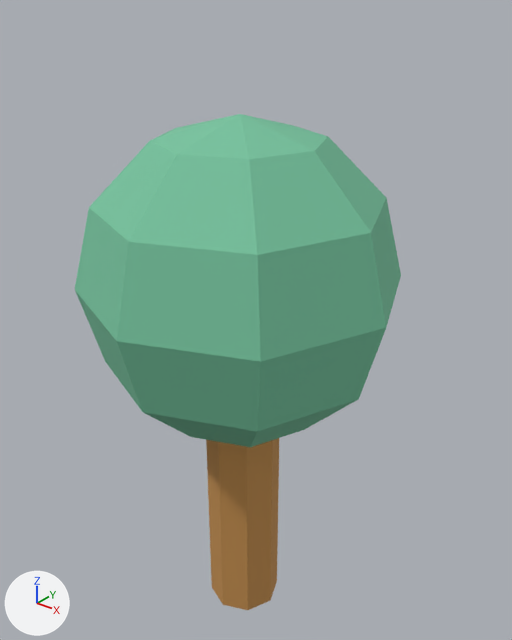
The glTF model public/models/terrain/tree_deciduous.glb as it was, and as the next commit left it.
The view is the same before and after, from a 50 mm camera at (0.515, -0.615, 0.837) aimed at (0.004, 0.023, 0.441). The axes (+X, +Y, +Z) are drawn at lower left. The lights are the same throughout. The older version comes first. Vertices at exactly the same position are counted once.

Objects in the first picture: 'Canopy', 'Trunk'.
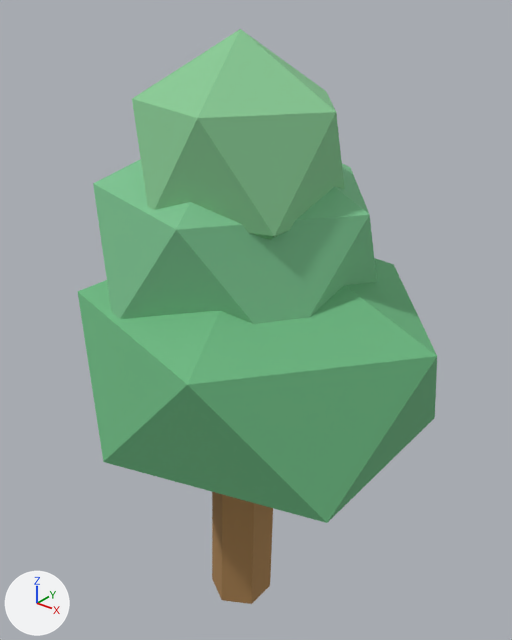
The edits, one by one:
Material 'CanopyMat_2' (mat_canopymat_2) is new.
Its base color is (0.25, 0.6, 0.3) (green #89cb95).
Its roughness is 0.85.
Material 'CanopyMat_1' (mat_canopymat_1) is new.
Its base color is (0.2, 0.55, 0.28) (green #7cc490).
Its roughness is 0.85.
Material 'CanopyMat_0' (mat_canopymat_0) is new.
Its base color is (0.15, 0.48, 0.22) (green #6cb881).
Its roughness is 0.85.
me_cylinder is used by ob_trunk; location (0.0, 0.0, 0.2).
me_cylinder had 16 vertices, 28 faces and spanned x -0.05..0.05, y -0.05..0.05, z -0.2..0.2.
me_cylinder now has 12 vertices, 20 faces and spans x -0.046..0.044, y -0.045..0.045, z -0.225..0.225.
me_cylinder part 1: the whole mesh is rebuilt.
Mesh me_icosphere_002 is new.
It is an icosphere of 20 faces spanning x -0.111..0.131, y -0.118..0.098, z 0.532..0.788.
It uses material mat_canopymat_2 (green #89cb95).
Mesh me_icosphere_001 is new.
It is an icosphere of 20 faces spanning x -0.199..0.159, y -0.142..0.182, z 0.38..0.7.
It uses material mat_canopymat_1 (green #7cc490).
Mesh me_icosphere is new.
It is an icosphere of 20 faces spanning x -0.216..0.256, y -0.194..0.214, z 0.22..0.58.
It uses material mat_canopymat_0 (green #6cb881).
Object 'Trunk' (ob_trunk) moves from (0.0, 0.0, 0.2) to (0.0, 0.0, 0.225).
Object 'Canopy' (ob_canopy) is deleted.
Object 'Canopy_2' (ob_canopy_2) is new; it shows me_icosphere_002.
Its location is (0.0, 0.0, 0.0).
Object 'Canopy_1' (ob_canopy_1) is new; it shows me_icosphere_001.
Its location is (0.0, 0.0, 0.0).
Object 'Canopy_0' (ob_canopy_0) is new; it shows me_icosphere.
Its location is (0.0, 0.0, 0.0).

Changed parts and their boxes (x1, y1, x2, y2) in the pictures (512 x 640 px):
'Canopy', deleted (green)
    before: (75, 114, 401, 447)
'Canopy_0', added (green)
    after: (77, 258, 437, 523)
'Canopy_2', added (green)
    after: (132, 29, 345, 240)
'Canopy_1', added (green)
    after: (93, 159, 377, 324)
'Trunk', reshaped, moved
    before: (206, 438, 279, 610)
    after: (212, 492, 273, 604)
